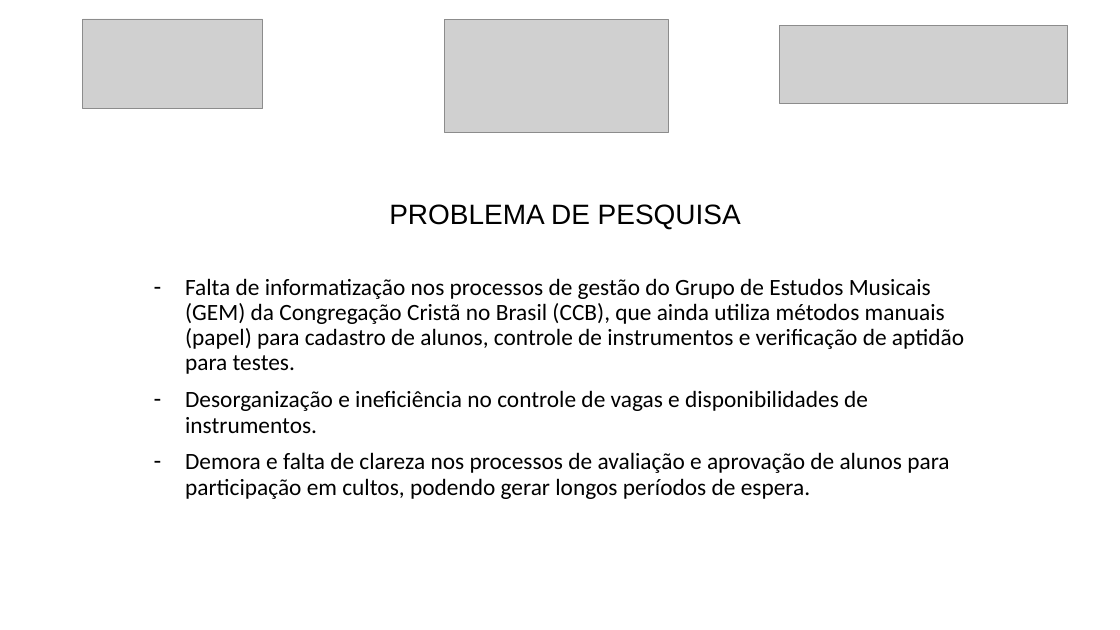
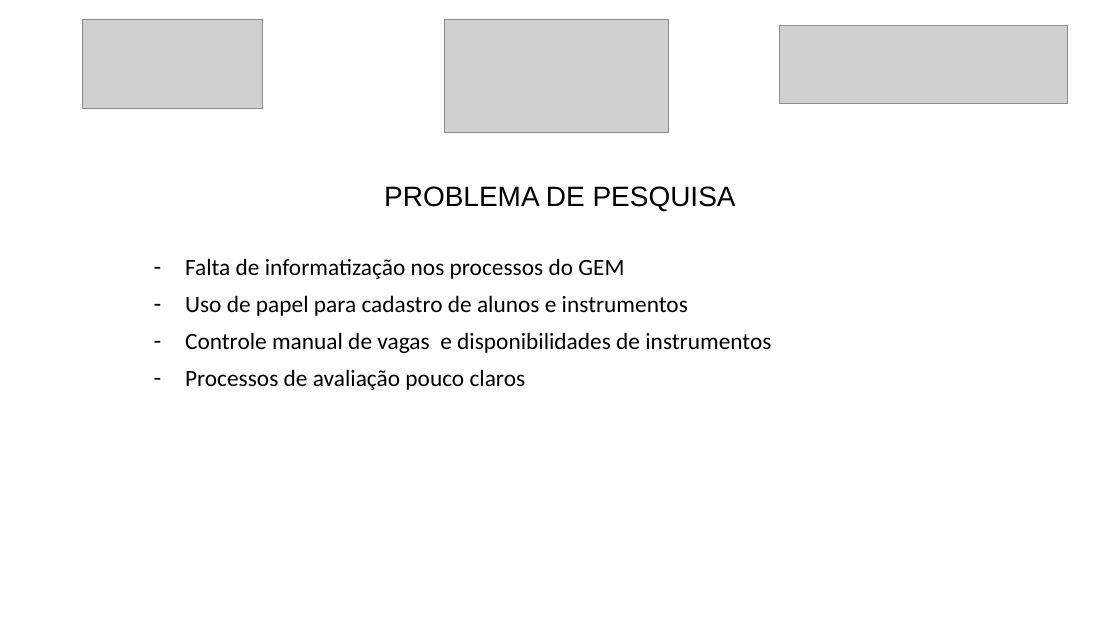
Before and after one commit to luanmenezesx/TCC-CCB, a slide deck: slide 3 of Modelo slides apresentação TCC.pptx. Drawn at 1120x630 pixels with LibreOffice and Linux fonts; fonts in the diff are those of the drawing; grey boxes stand for pictures. Boxes give left, top, right and bottom in pixels: in the first picture for what was removed or moved away, otherwise in the second. Text is boxed around its words. In the diff, an @@ line names an element or a change of style, - is before the commit and + after.

```diff
--- a/Modelo slides apresentação TCC.pptx
+++ b/Modelo slides apresentação TCC.pptx
@@ title "PROBLEMA DE PESQUISA": place and size @@
-title "PROBLEMA DE PESQUISA" at (389,204,741,229)
+title "PROBLEMA DE PESQUISA" at (384,186,736,211)
@@ subtitle at (185,258,771,390): text changed @@
-– Falta de informatização nos processos de gestão do Grupo de Estudos Musicais (GEM) da Congregação Cristã no Brasil (CCB), que ainda utiliza métodos manuais (papel) para cadastro de alunos, controle de instrumentos e verificação de aptidão para testes.
-– Desorganização e ineficiência no controle de vagas e disponibilidades de instrumentos.
-– Demora e falta de clareza nos processos de avaliação e aprovação de alunos para participação em cultos, podendo gerar longos períodos de espera.
+– Falta de informatização nos processos do GEM
+– Uso de papel para cadastro de alunos e instrumentos
+– Controle manual de vagas e disponibilidades de instrumentos
+– Processos de avaliação pouco claros
```
Also in this commit, not shown: 8 other slides changed, 1 other file.
